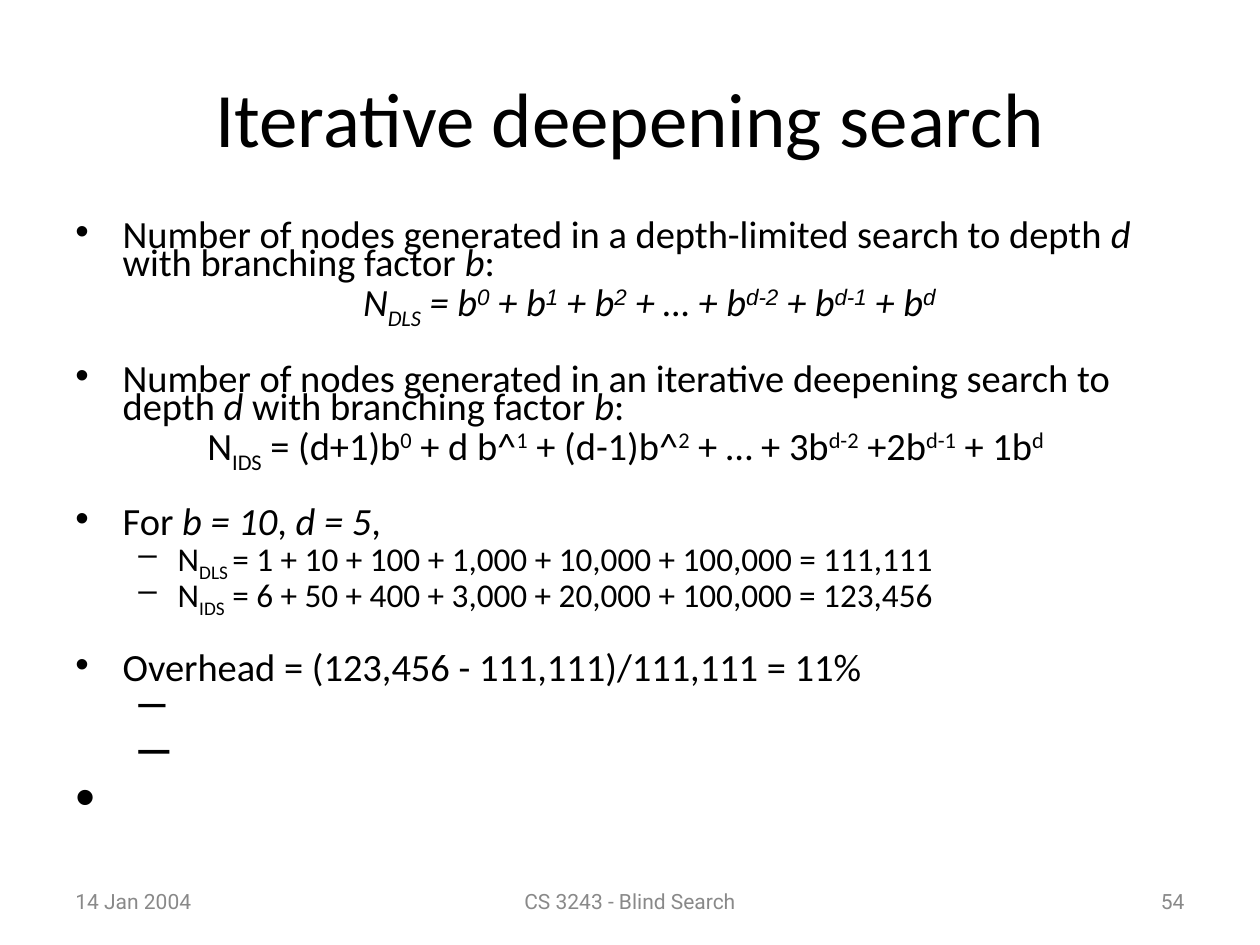
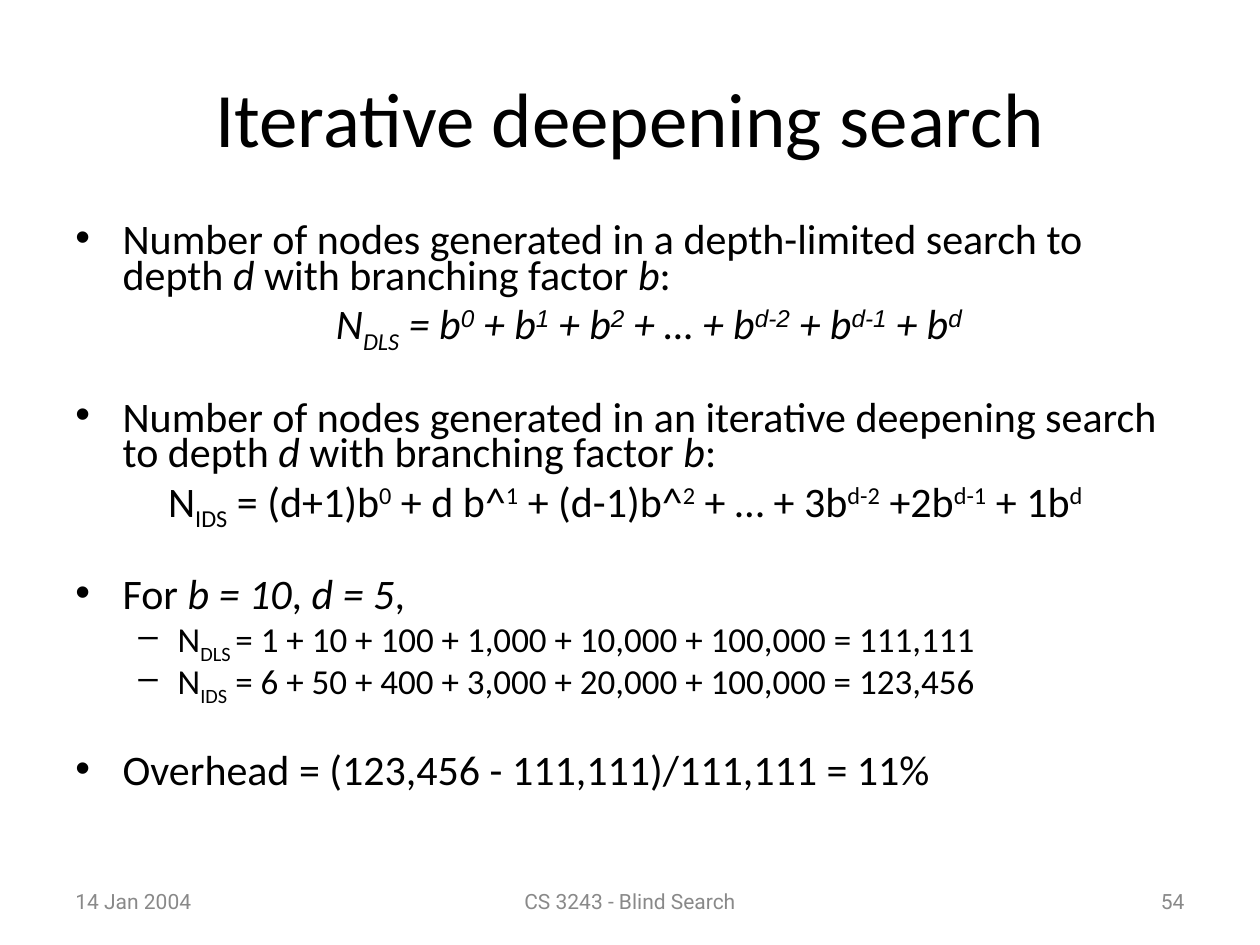
Before and after one commit to Rafi-afridi/Artificial_intelligence, a slide deck: slide 54 of Book slides/m3-search.ppt. Drawn at 1260x945 pixels with LibreOffice and Linux fonts; fonts in the diff are those of the drawing. Boxes give left, top, right and bottom in pixels: in the first picture for what was removed or moved away, otherwise in the second. Text is boxed around its words. In the diff, an @@ line names an element or a change of style, - is before the commit and + after.

```diff
--- a/Book slides/m3-search.ppt
+++ b/Book slides/m3-search.ppt
@@ text "Number of nodes generated in ..." at [123,224,1156,791]: size 22 to 24 pt in "Number of nodes generated in a depth-limited ...", "NDLS = b0 + b1 + b2 ...", "Number of nodes generated in an iterative ...", "NIDS = (d+1)b0 + d b^1 + ..." and 2 more places; size 19 to 20 pt in "NDLS = 1 + 10 + 100 ...", "NIDS = 6 + 50 + 400 ..."; line spacing 0.6 to 0.7 @@
```
Also in this commit, not shown: 7 other slides changed, 8 other files.
